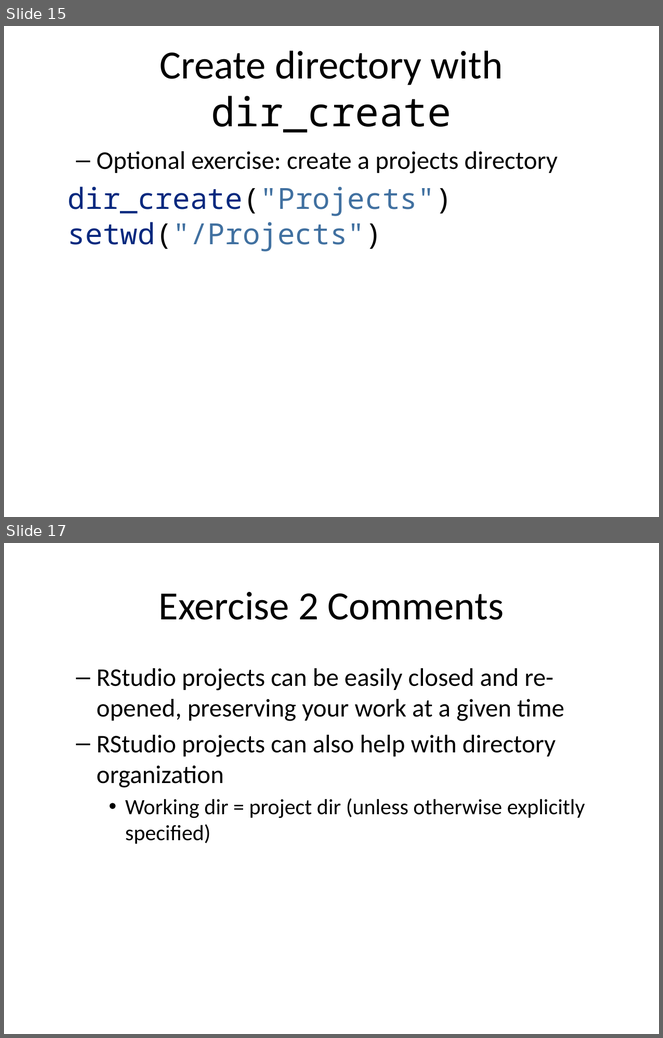
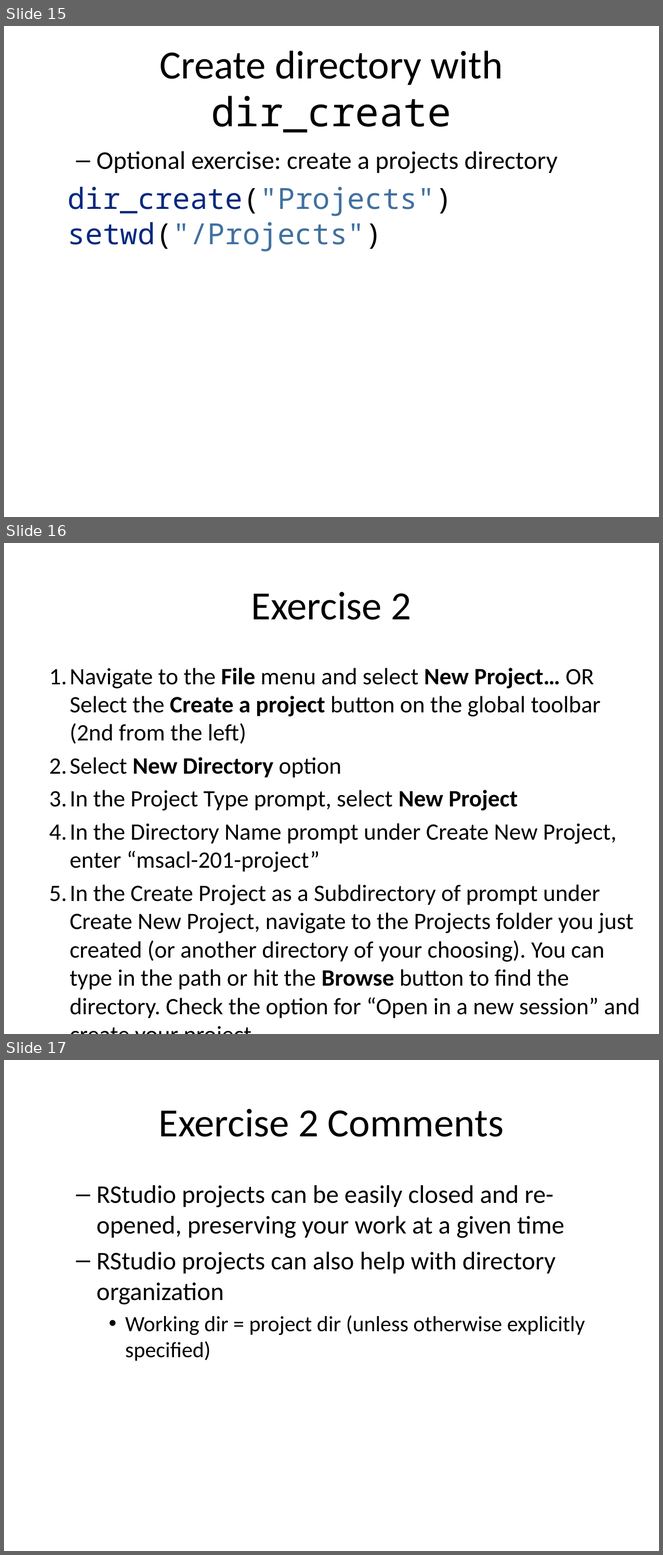
Before and after one commit to pcmathias/MSACL-intermediate-R-course, a slide deck: slides/01---Reproducible-Research.pptx. Shown one above the other, each under a label of ours: slides 15 and 17 before the commit, slides 15, 16 and 17 after it; the slides between them are not shown. The pictures are 663x1038 and 663x1555 pixels, drawn with LibreOffice and Linux fonts; fonts in the diff are those of the drawing. Boxes give left, top, right and bottom in pixels: in the first picture for what was removed or moved away, otherwise in the second. Text is boxed around its words. In the diff, an @@ line names an element or a change of style, - is before the commit and + after.

Commit message:
add text to exercises

```diff
--- a/slides/01---Reproducible-Research.pptx
+++ b/slides/01---Reproducible-Research.pptx
@@ slide 16 added at [4,543,659,1034], background #FFFFFF @@
@@ title added at [252,592,412,620], 44 pt, text #000000 @@
+Exercise 2
@@ text added at [70,668,640,1019], 25.9 pt, text #000000 @@
+  1. Navigate to the File menu and select New Project… OR Select the Create a project button on the global toolbar (2nd from the left)
+  2. Select New Directory option
+  3. In the Project Type prompt, select New Project
+  4. In the Directory Name prompt under Create New Project, enter “msacl-201-project”
+  5. In the Create Project as a Subdirectory of prompt under Create New Project, navigate to the Projects folder you just created (or another directory of your choosing). You can type in the path or hit the Browse button to find the directory. Check the option for “Open in a new session” and create your project.
```
Also in this commit, not shown: 6 slides changed, 1 other slide added, 2 slides removed, 1 other file.
